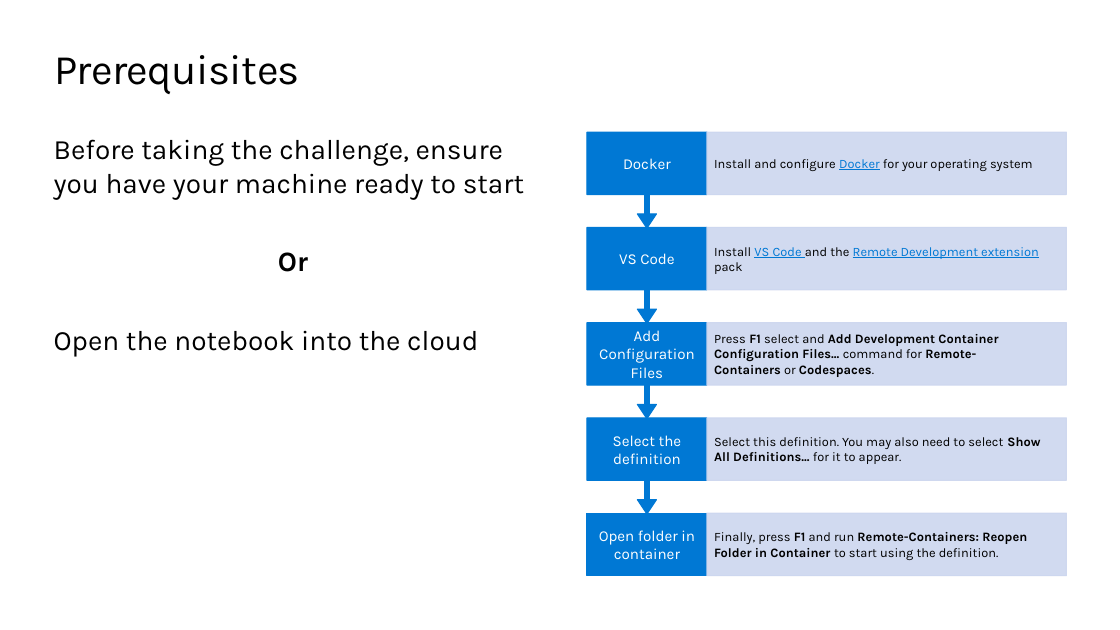
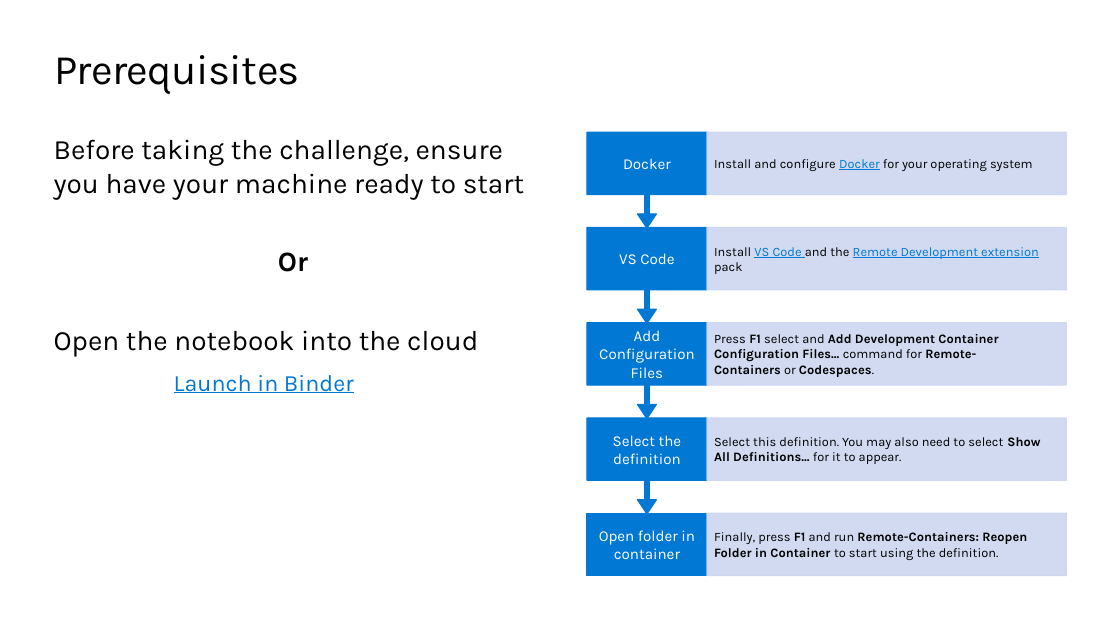
Before and after one commit to microsoft/workshop-library, a slide deck: slide 12 of full/intro-regression-R-tidymodels/slides.pptx. Drawn at 1120x630 pixels with LibreOffice and Linux fonts; fonts in the diff are those of the drawing; background and template pictures are left out. Boxes give left, top, right and bottom in pixels: in the first picture for what was removed or moved away, otherwise in the second. Text is boxed around its words. In the diff, an @@ line names an element or a change of style, - is before the commit and + after.

Commit message:
adding workshop designer file + updating read me and slides

```diff
--- a/full/intro-regression-R-tidymodels/slides.pptx
+++ b/full/intro-regression-R-tidymodels/slides.pptx
@@ text added at box(174, 375, 354, 393), 20 pt, text #0078D4, underline @@
+Launch in Binder
```
Also in this commit, not shown: 2 other files.
